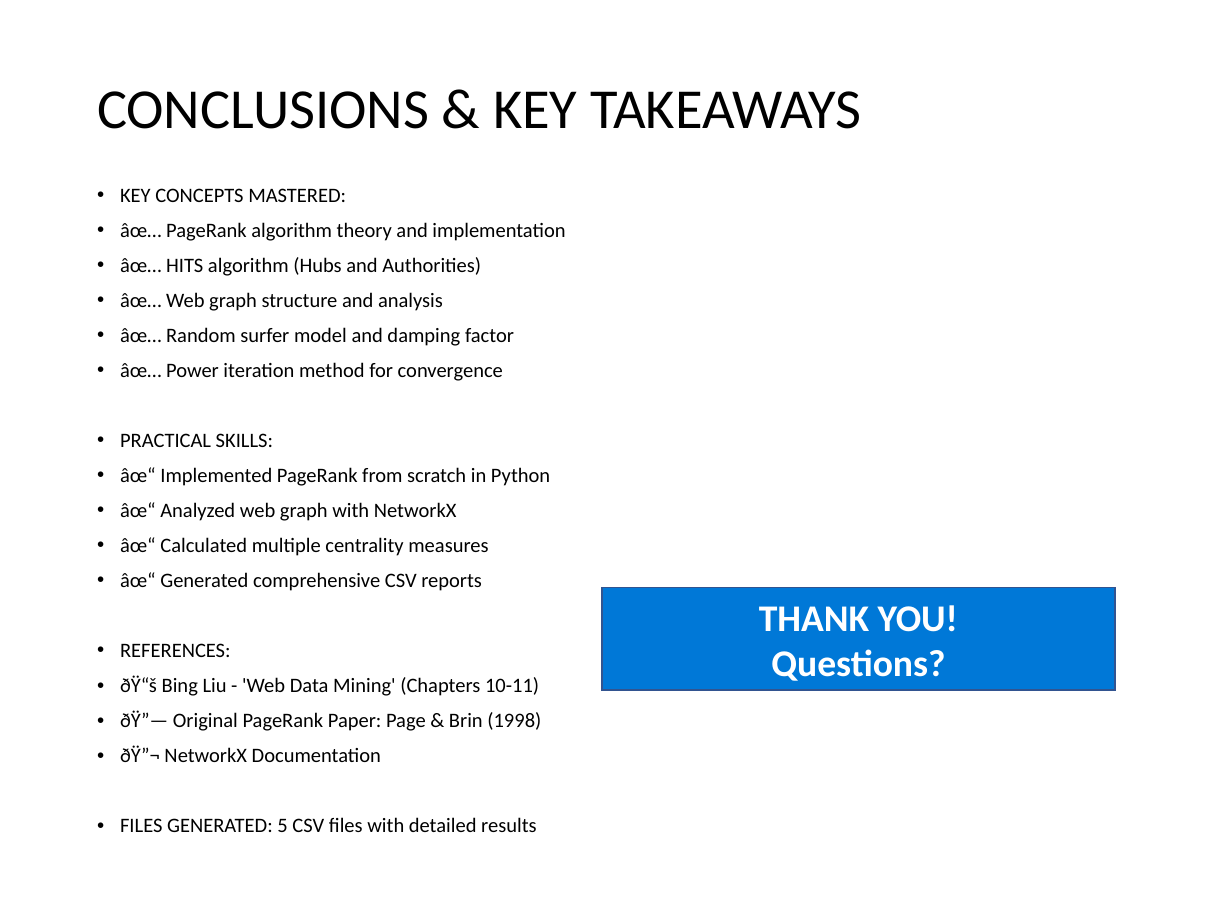
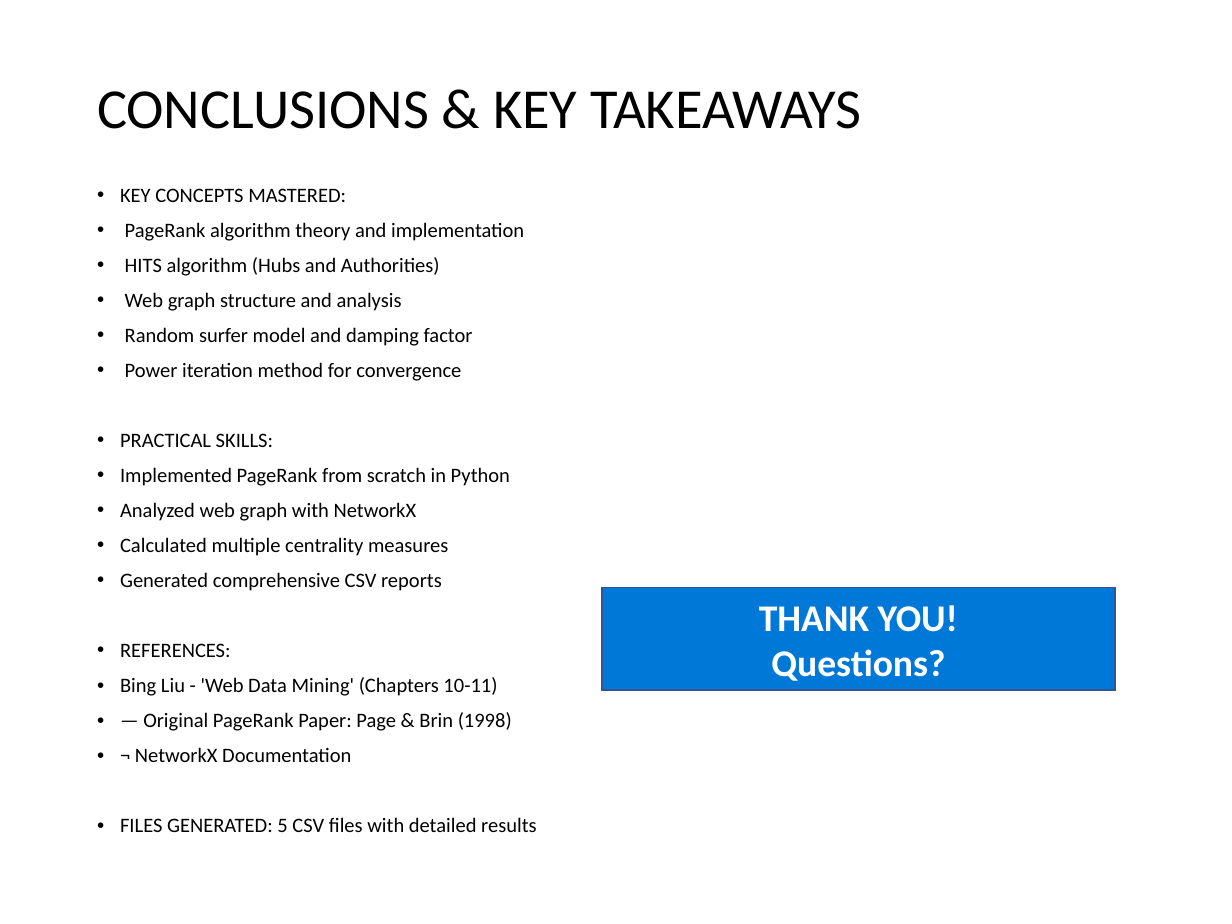
Before and after one commit to ShabanEjupi/TokerrGjiki, a slide deck: slide 12 of Professor_Projects/1_WebInfo_PageRank/PageRankPresentation.pptx. Drawn at 1232x924 pixels with LibreOffice and Linux fonts; fonts in the diff are those of the drawing. Boxes give left, top, right and bottom in pixels: in the first picture for what was removed or moved away, otherwise in the second. Text is boxed around its words. In the diff, an @@ line names an element or a change of style, - is before the commit and + after.

```diff
--- a/Professor_Projects/1_WebInfo_PageRank/PageRankPresentation.pptx
+++ b/Professor_Projects/1_WebInfo_PageRank/PageRankPresentation.pptx
@@ text at box(125, 222, 524, 381): text changed @@
-• âœ… PageRank algorithm theory and implementation
-• âœ… HITS algorithm (Hubs and Authorities)
-• âœ… Web graph structure and analysis
-• âœ… Random surfer model and damping factor
-• âœ… Power iteration method for convergence
+• PageRank algorithm theory and implementation
+• HITS algorithm (Hubs and Authorities)
+• Web graph structure and analysis
+• Random surfer model and damping factor
+• Power iteration method for convergence
@@ text at box(120, 467, 510, 591): text changed @@
-• âœ“ Implemented PageRank from scratch in Python
-• âœ“ Analyzed web graph with NetworkX
-• âœ“ Calculated multiple centrality measures
-• âœ“ Generated comprehensive CSV reports
+• Implemented PageRank from scratch in Python
+• Analyzed web graph with NetworkX
+• Calculated multiple centrality measures
+• Generated comprehensive CSV reports
@@ text at box(120, 677, 512, 762): text changed @@
-• ðŸ“š Bing Liu - 'Web Data Mining' (Chapters 10-11)
-• ðŸ”— Original PageRank Paper: Page & Brin (1998)
-• ðŸ”¬ NetworkX Documentation
+• Bing Liu - 'Web Data Mining' (Chapters 10-11)
+• — Original PageRank Paper: Page & Brin (1998)
+• ¬ NetworkX Documentation
```
Also in this commit, not shown: 12 other slides changed, 58 other files.
